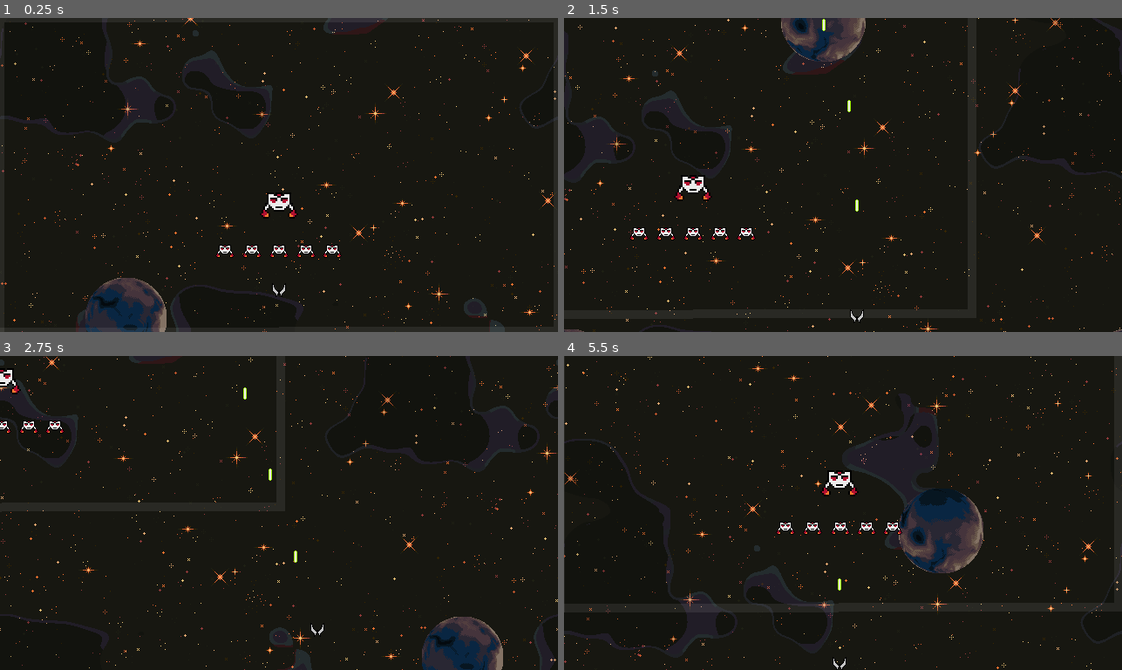
Above: before the commit, frames 1-4 (two rows, left to right).
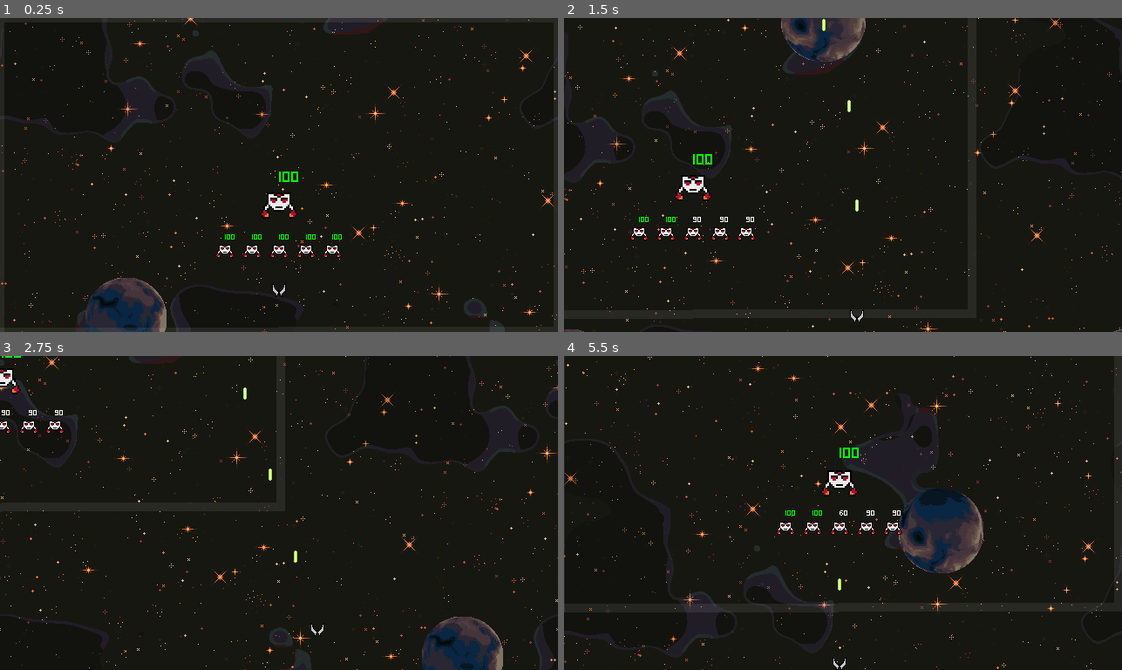
Above: after the commit, the same moments.

Repository: MuDotGen/pixel-shmup
Game: Godot game, scene res://scenes/debug/test_level.tscn
Two runs of this game, one before a commit and one after it. Both use one fixed random seed, a clock stepped at 60 frames per second and the inputs below.
Inputs:
- Up to frame 1 (0.25 s): no input
- Up to frame 2 (1.5 s): hold Right (player_move_right) 0.53-1.28 s; hold Z (player_weapon_primary) 0.53-1.28 s; hold Down (player_move_down) from 1.28 s (still down); tap Z (player_weapon_primary) at 1.35 s
- Up to frame 3 (2.75 s): release Down (player_move_down) at 2.03 s; hold Right (player_move_right) from 2.03 s (still down); hold Z (player_weapon_primary) from 2.03 s (still down)
- Up to frame 4 (5.5 s): release Right (player_move_right) at 2.78 s; release Z (player_weapon_primary) at 2.78 s; hold Up (player_move_up) 2.78-3.53 s; tap Z (player_weapon_primary) at 2.85, 4.35 s; hold Z (player_weapon_primary) 3.53-4.28 s; hold Left (player_move_left) 3.53-5.03 s; hold Down (player_move_down) from 5.03 s (still down); hold Z (player_weapon_primary) from 5.03 s (still down)

The runs differ from the first frame. In frame 1, 0.1% of the frame differs, in the area x 40-62%, y 48-71%; in frame 2, 0.1%; in frame 3, less than 0.1%; in frame 4, 0.2%, in the area x 39-61%, y 29-57%.

Commit message:
Add Damageable node

Diff:
--- /dev/null
+++ b/shmup/_common/scripts/damageable.gd
@@ -0,0 +1,56 @@
+extends Node
+class_name Damageable
+
+# Signals
+## Signal emitted when health has been restored to max
+signal hp_maxed_out
+## Signal emitted when health has been depleted
+signal hp_reduced_to_zero
+## Signal emitted when health has changed, new_hp is the new health, old_hp is the old health
+signal hp_changed(new_hp: int, old_hp: int)
+## Signal emitted when health has been restored, healed_amount is the amount of health restored
+signal hp_restored(healed_amount: int)
+## Signal emitted when health has been reduced, damage_amount is the amount of damage taken
+signal hp_reduced(damage_amount: int)
+
+# Properties
+## The maximum health of the object
+@export var max_hp: int = 100
+## The current health of the object
+@export var current_hp: int = max_hp:
+	get:
+			return current_hp
+	set(value):
+		var new_hp : int = clamp(value, 0, max_hp)
+		var old_hp : int = current_hp
+		current_hp = new_hp
+
+		if new_hp <= 0:
+				hp_reduced_to_zero.emit()
+		elif new_hp >= max_hp:
+				hp_maxed_out.emit()
+		hp_changed.emit(new_hp, old_hp)
+## The damage multiplier of the object. Higher means more damage taken
+@export var damage_multiplier: float = 1.0
+
+# Methods
+## Restore health to max
+func max_out_hp() -> void:
+	current_hp = max_hp
+	hp_maxed_out.emit()
+
+## Set health to zero
+func reduce_hp_to_zero() -> void:
+	current_hp = 0
+	hp_reduced_to_zero.emit()
+
+## Take and calculate damage
+func take_damage(damage: int) -> void:
+	var final_damage : int = int(damage * damage_multiplier)
+	current_hp -= final_damage
+	hp_reduced.emit(final_damage)
+
+## Restore health by healing
+func heal(heal_amount: int) -> void:
+	current_hp += heal_amount
+	hp_restored.emit(heal_amount)
--- a/shmup/scenes/enemies/enemy1.tscn
+++ b/shmup/scenes/enemies/enemy1.tscn
@@ -1,8 +1,10 @@
-[gd_scene load_steps=12 format=3 uid="uid://sxe7bdtah7ne"]
+[gd_scene load_steps=14 format=3 uid="uid://sxe7bdtah7ne"]
 
 [ext_resource type="Texture2D" uid="uid://cgurlamdbnars" path="res://scenes/enemies/art/sprs_enemy1_idle.png" id="1_mrfo5"]
 [ext_resource type="Script" path="res://scenes/enemies/scripts/enemy.gd" id="1_q8ynd"]
 [ext_resource type="PackedScene" uid="uid://y1fexxbdqxy6" path="res://_common/scenes/impact_effect_2D.tscn" id="3_ffm5e"]
+[ext_resource type="Script" path="res://_common/scripts/damageable.gd" id="4_twsiy"]
+[ext_resource type="FontFile" uid="uid://cwxng3lgwhu2g" path="res://fonts/Pixeled.ttf" id="5_n225i"]
 
 [sub_resource type="CircleShape2D" id="CircleShape2D_dixec"]
 radius = 8.06226
@@ -69,7 +71,19 @@
 animation = &"idle"
 autoplay = "idle"
 
-[node name="ImpactEffect2d" parent="." node_paths=PackedStringArray("node_to_shake") instance=ExtResource("3_ffm5e")]
+[node name="ImpactEffect2D" parent="." node_paths=PackedStringArray("node_to_shake") instance=ExtResource("3_ffm5e")]
 shaking_range = 1.0
 node_to_shake = NodePath("../AnimatedSprite2D")
 slow_motion_duration = 5.0
+
+[node name="Damageable" type="Node" parent="."]
+script = ExtResource("4_twsiy")
+
+[node name="HPLabel" type="Label" parent="."]
+offset_top = -23.0
+offset_right = 40.0
+theme_override_colors/font_color = Color(0, 1, 0, 1)
+theme_override_fonts/font = ExtResource("5_n225i")
+theme_override_font_sizes/font_size = 5
+text = "100
+"
--- a/shmup/scenes/enemies/scripts/enemy.gd
+++ b/shmup/scenes/enemies/scripts/enemy.gd
@@ -2,10 +2,55 @@
 
 @export var shaking_range : float = 10
 
-@onready var _impact_effect : ImpactEffect2D = $ImpactEffect2d
+@onready var _collision_shape : CollisionShape2D = $CollisionShape2D
+@onready var _impact_effect : ImpactEffect2D = $ImpactEffect2D
+@onready var _damageable : Damageable = $Damageable
+@onready var _hp_label : Label = $HPLabel
 
 func _ready() -> void:
 	area_entered.connect(_on_Area2D_area_entered)
+
+	# DEBUG: This is a test code to see if the heal effect works
+	# var repeat : Timer = Timer.new()
+	# add_child(repeat)
+	# repeat.set_wait_time(2)
+	# repeat.set_one_shot(false)
+	# repeat.timeout.connect(func() -> void:
+	# 	_impact_effect.shake()
+	# 	_damageable.heal(5)
+	# )
+	# repeat.start()
+
+	_damageable.hp_reduced.connect(func(_damage: int) -> void:
+		_hp_label.text = str(_damageable.current_hp)
+	)
+
+	_damageable.hp_restored.connect(func(_heal: int) -> void:
+		_hp_label.text = str(_damageable.current_hp)
+		_hp_label.add_theme_color_override("max_color", Color(0, 1, 0)) # Sets the color of the label to green when the hp is max
+	)
+
+	_damageable.hp_changed.connect(func(new_hp: int, _old_hp: int) -> void:
+		if new_hp <= 0:
+			_collision_shape.queue_free()
+			var death_timer : Timer = Timer.new()
+			add_child(death_timer)
+			death_timer.set_wait_time(1)
+			death_timer.set_one_shot(true)
+			death_timer.timeout.connect(func() -> void:
+				queue_free()
+			)
+			death_timer.start()
+
+
+		if new_hp == 0:
+			_hp_label.set("theme_override_colors/font_color", Color(1, 0, 0)) # Sets the color of the label to red when the hp is 0
+		elif new_hp == _damageable.max_hp:
+			_hp_label.set("theme_override_colors/font_color", Color(0, 1, 0)) # Sets the color of the label to green when the hp is max
+		else:
+			_hp_label.set("theme_override_colors/font_color", Color(1, 1, 1)) # Sets the color of the label to white when the hp is between 0 and max
+	)
+
 	pass
 
 func _process(_delta: float) -> void:
@@ -15,3 +60,4 @@
 	if area.is_in_group("Projectiles"):
 			area.queue_free()
 			_impact_effect.shake() # Simply add whatever effect is available in ImpactEffect2D
+			_damageable.take_damage(10)
Binary file added: shmup/fonts/Pixeled.ttf
Not shown, added: shmup/fonts/Pixeled.ttf.import
